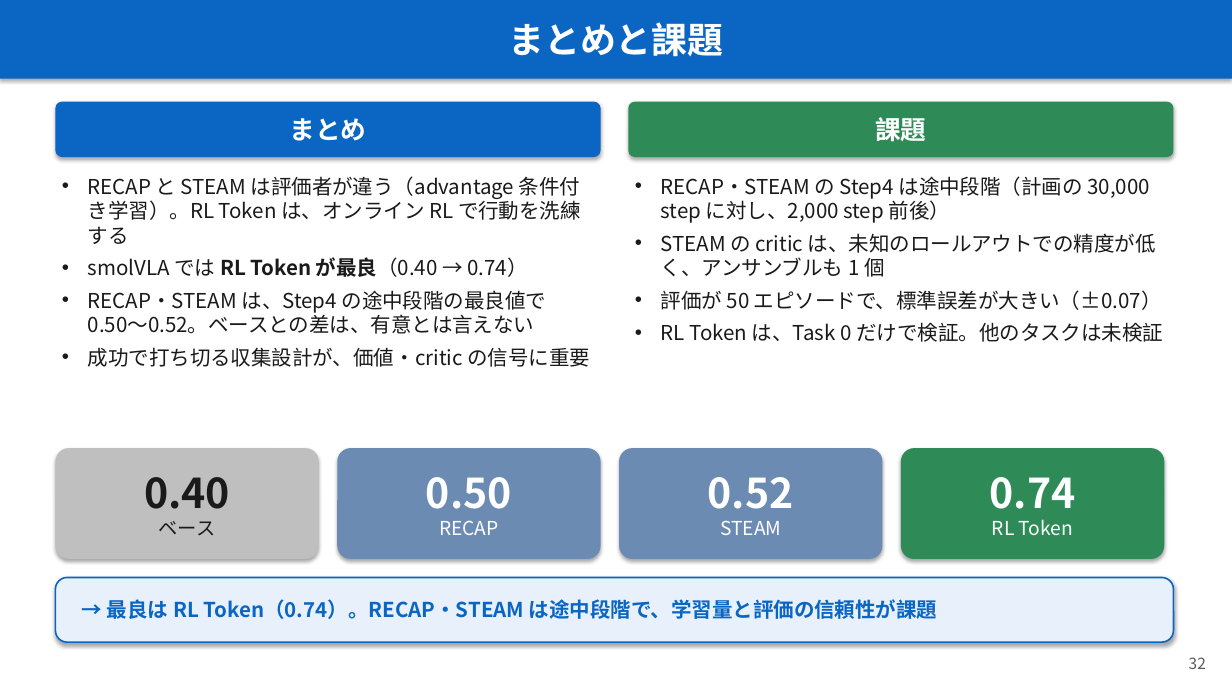
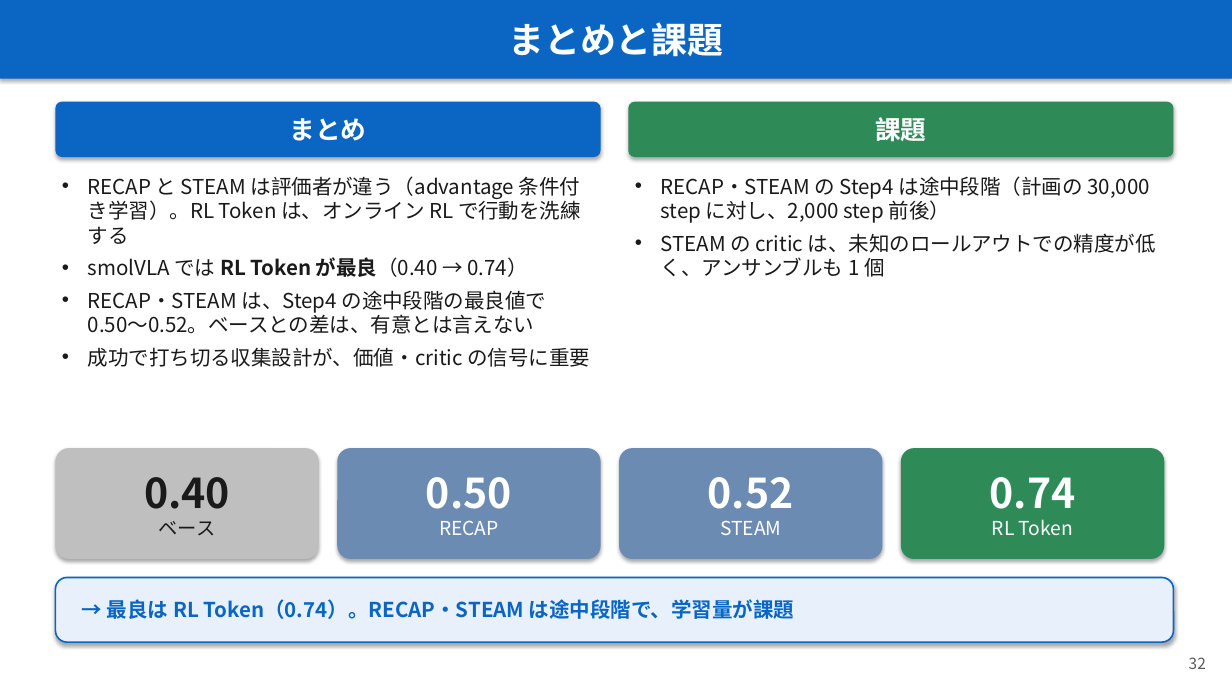
Before and after one commit to Junhand/libero_RL, a slide deck: slide 32 of docs/RECAP_STEAM_RLToken.pptx. Drawn at 1232x693 pixels with LibreOffice and Linux fonts; fonts in the diff are those of the drawing. Boxes give left, top, right and bottom in pixels: in the first picture for what was removed or moved away, otherwise in the second. Text is boxed around its words. In the diff, an @@ line names an element or a change of style, - is before the commit and + after.

```diff
--- a/docs/RECAP_STEAM_RLToken.pptx
+++ b/docs/RECAP_STEAM_RLToken.pptx
@@ text at (661,290,1163,342): paragraphs removed @@
-• 評価が 50 エピソードで、標準誤差が大きい（±0.07）
-• RL Token は、Task 0 だけで検証。他のタスクは未検証
@@ text in rounded rectangle at (107,599,794,619): text changed @@
-→ 最良は RL Token（0.74）。RECAP・STEAM は途中段階で、学習量と評価の信頼性が課題
+→ 最良は RL Token（0.74）。RECAP・STEAM は途中段階で、学習量が課題
```
Also in this commit, not shown: 1 other file.
